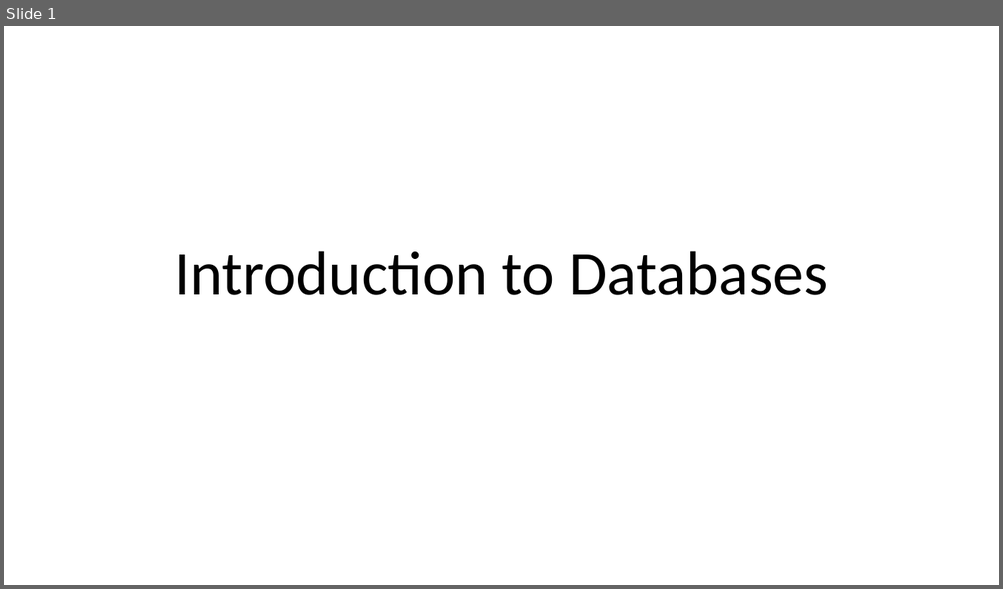
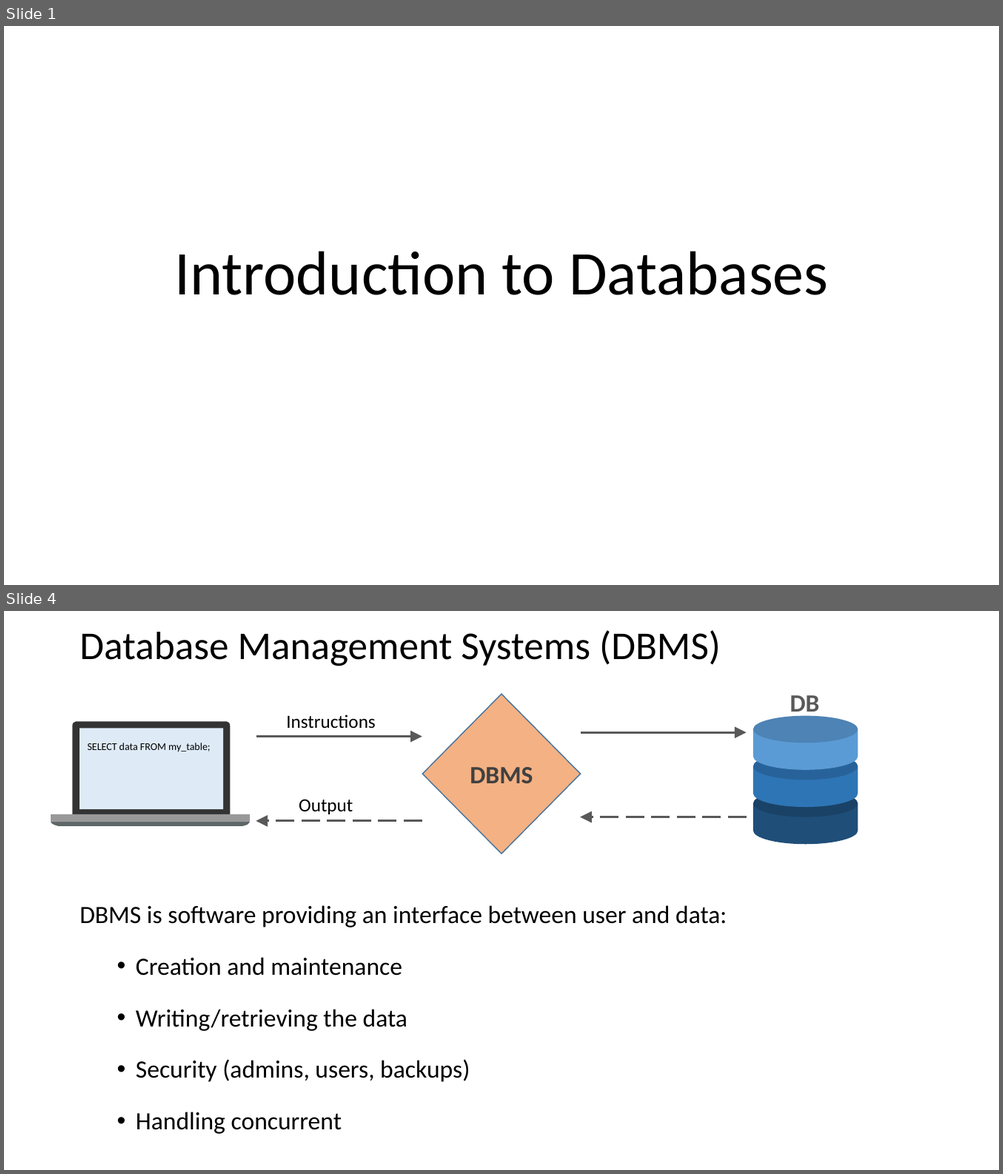
Before and after one commit to ipozdeev/it-skills-for-research, a slide deck: databases/databases_slides.pptx. Shown one above the other, each under a label of ours: slide 1 before the commit, slides 1 and 4 after it; the slides between them are not shown. The pictures are 1003x589 and 1003x1174 pixels, drawn with LibreOffice and Linux fonts; fonts in the diff are those of the drawing; background and template pictures are left out. Boxes give left, top, right and bottom in pixels: in the first picture for what was removed or moved away, otherwise in the second. Text is boxed around its words. In the diff, an @@ line names an element or a change of style, - is before the commit and + after.

Commit message:
databases initial commit

```diff
--- a/databases/databases_slides.pptx
+++ b/databases/databases_slides.pptx
@@ slide 4 added at (4,611,999,1170), background #FFFFFF @@
@@ title added at (79,630,720,666), 38 pt, text #000000 @@
+Database Management Systems (DBMS)
@@ diamond added at (423,694,580,854), fill #F4B183, outline #43739E 1 pt, 24 pt, text #404040, bold @@
+DBMS
@@ text added at (790,695,819,718), 24 pt, text #595959, bold @@
+DB
@@ text added at (286,715,375,729), 18 pt, text #000000 @@
+Instructions
@@ group added at (753,716,857,845): 6 freeform shapes @@
@@ text added at (88,743,210,752), 10 pt, text #000000 @@
+SELECT data FROM my_table;
@@ arrow added from (257, 736) to (422, 736), #595959 2.25 pt @@
@@ arrow added from (580, 732) to (746, 732), #595959 2.25 pt @@
@@ text added at (299,799,353,815), 18 pt, text #000000 @@
+Output
@@ group added at (51,721,250,826): 2 freeform shapes, 2 rectangles @@
@@ arrow added from (422, 821) to (256, 821), #595959 2.25 pt dashed @@
@@ arrow added from (746, 817) to (580, 817), #595959 2.25 pt dashed @@
@@ text added at (79,906,726,1134), 24 pt, text #000000 @@
+DBMS is software providing an interface between user and data:
+  • Creation and maintenance
+  • Writing/retrieving the data
+  • Security (admins, users, backups)
+  • Handling concurrent
```
Also in this commit, not shown: 3 other slides added, 25 slides removed, 2 other files.
